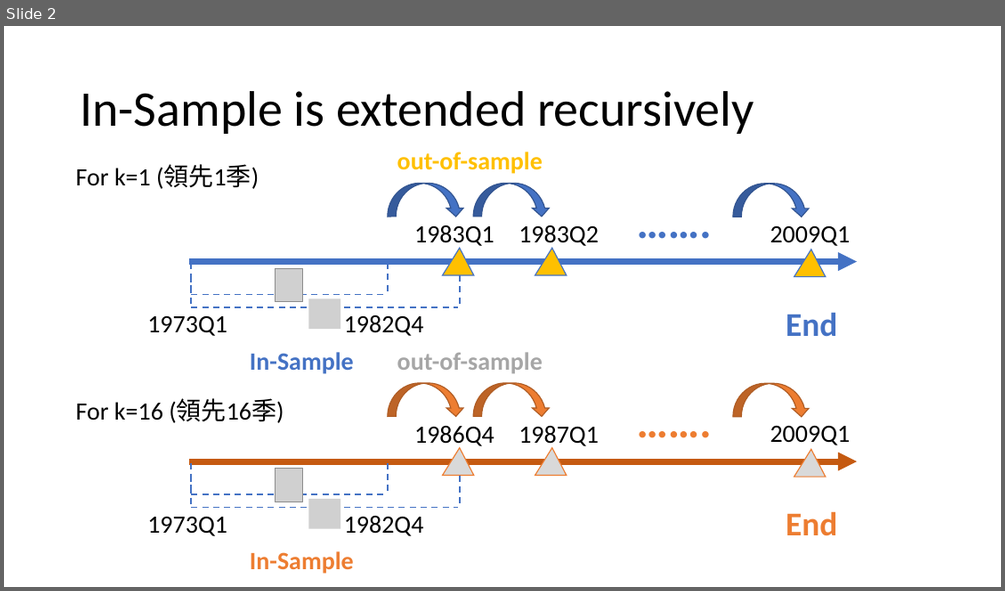
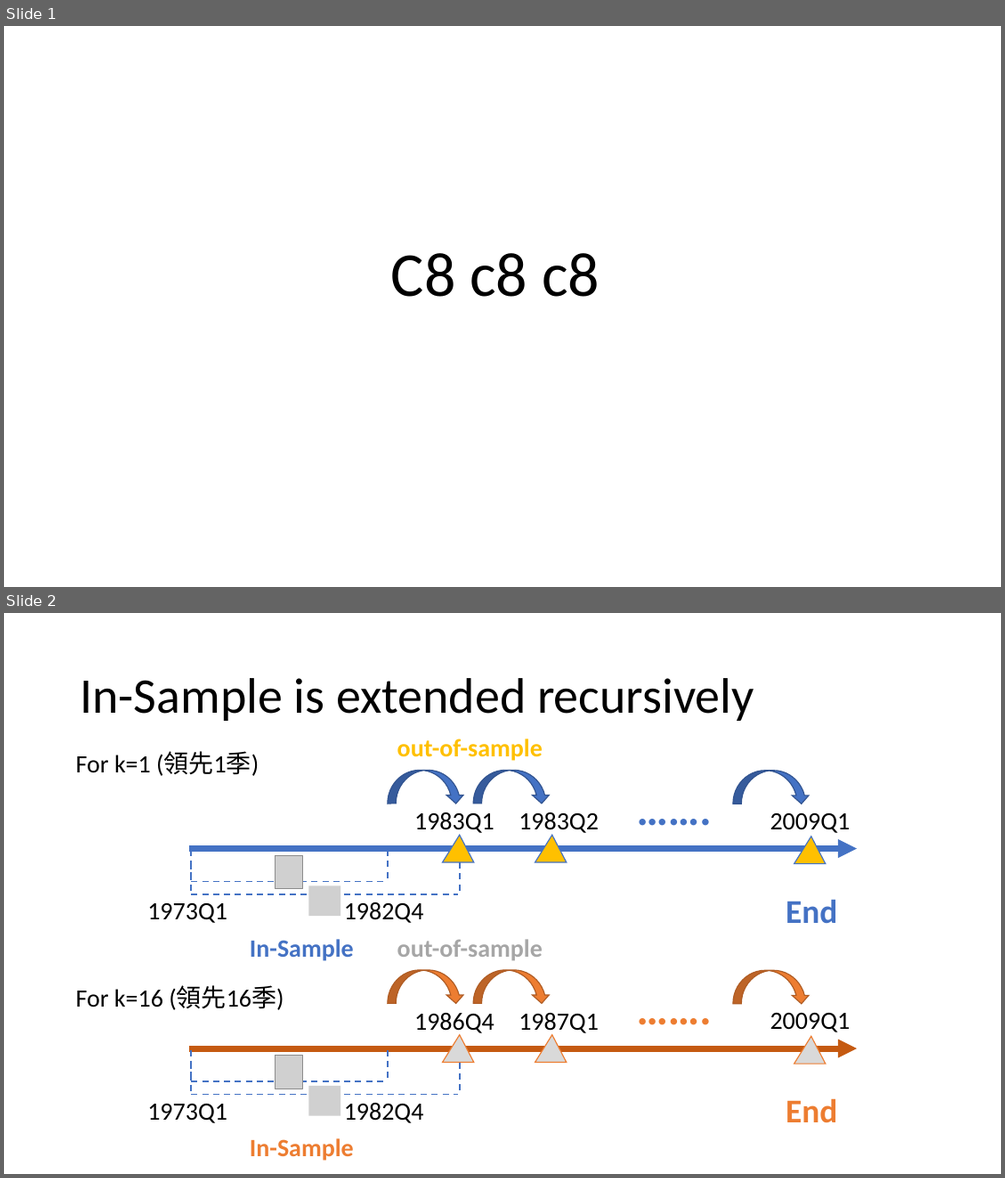
Before and after one commit to anniekui/2019---PBC, a slide deck: in sample.pptx. Shown one above the other, each under a label of ours: slide 2 before the commit, slides 1 and 2 after it. The pictures are 1005x591 and 1005x1178 pixels, drawn with LibreOffice and Linux fonts; fonts in the diff are those of the drawing; grey boxes stand for pictures. Boxes give left, top, right and bottom in pixels: in the first picture for what was removed or moved away, otherwise in the second. Text is boxed around its words. In the diff, an @@ line names an element or a change of style, - is before the commit and + after.

```diff
--- a/in sample.pptx
+++ b/in sample.pptx
@@ slide 1 added at box(4, 26, 1001, 587), background #FFFFFF @@
@@ title added at box(391, 253, 599, 297), 60 pt, text #000000 @@
+C8 c8 c8
```
Also in this commit, not shown: 1 slide removed.
